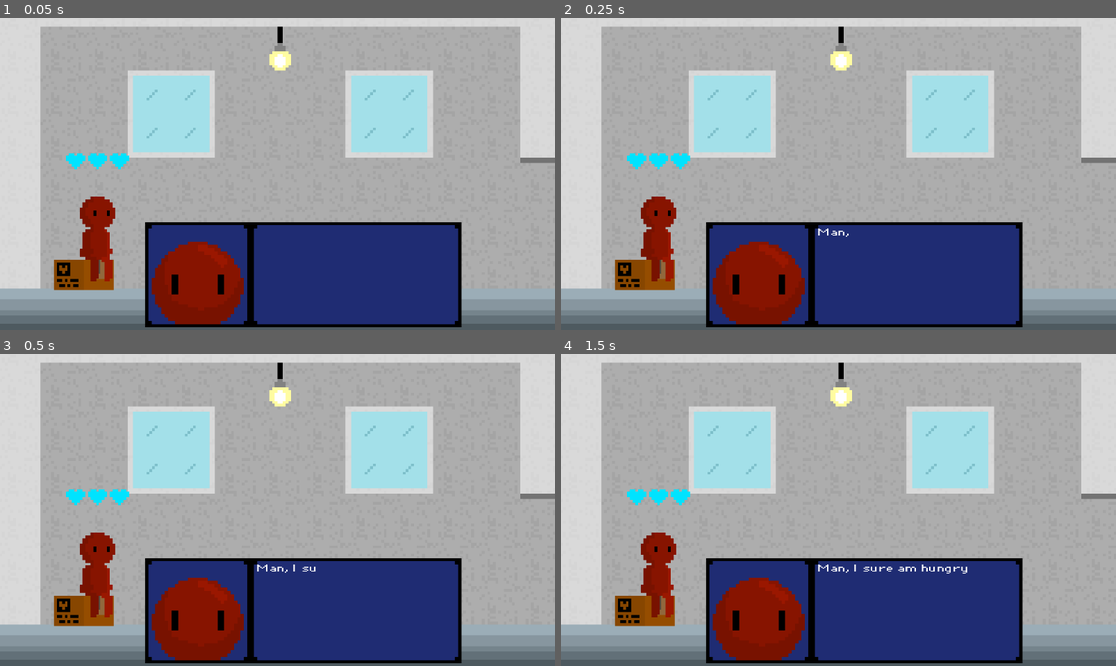
Above: before the commit, frames 1-4 (two rows, left to right).
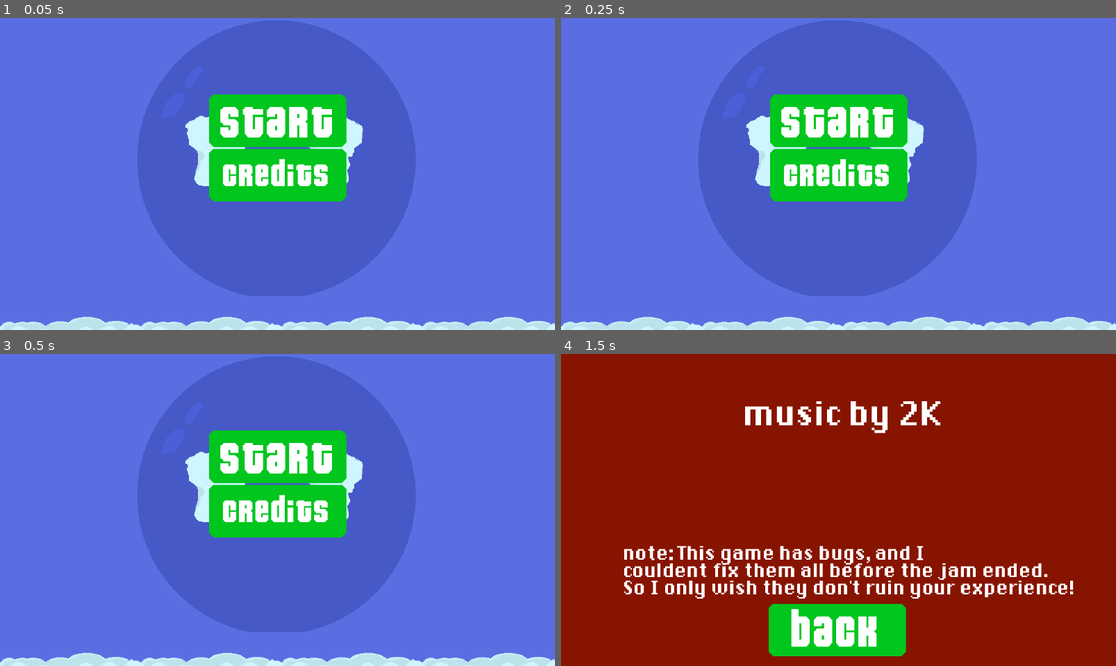
Above: after the commit, the same moments.

Repository: ratmanZorry/GJL-game-parade-game
Game: Godot game, scene res://scenes/main_menu.tscn
Same seed, same stepped clock (60 frames per second), same inputs: the game is played once before the commit and once after it. Before the commit the project starts from res://scenes/house.tscn.
Inputs (mouse positions are in pixels of both pictures, inside the frame that each line leads up to):
- Up to frame 1 (0.05 s): no input
- Up to frame 2 (0.25 s): no input
- Up to frame 3 (0.5 s): no input
- Up to frame 4 (1.5 s): click (838, 510) at 0.5 s, where only the run after the commit has a clickable "credits"; click (838, 631) at 1.25 s, where only the run after the commit has a clickable "back"

The runs differ from the first frame. In frame 1, 100% of the frame differs, in the area x 0-100%, y 0-100%; in frame 2, 100%; in frame 3, 100%; in frame 4, 97%.

Commit message:
why why why

Diff:
--- a/loop-maintainer/project.godot
+++ b/loop-maintainer/project.godot
@@ -11,7 +11,7 @@
 [application]
 
 config/name="Loop maintainer"
-run/main_scene="uid://c4bjb78kcpkhn"
+run/main_scene="uid://bihcofmgfbupm"
 config/features=PackedStringArray("4.4", "GL Compatibility")
 
 [autoload]
--- a/loop-maintainer/scenes/box_enemy.tscn
+++ b/loop-maintainer/scenes/box_enemy.tscn
@@ -112,14 +112,16 @@
 &"fade": SubResource("Animation_mhsj3")
 }
 
-[node name="box_enemy" type="CharacterBody2D" node_paths=PackedStringArray("anim", "animator", "kill_area", "ground_cast_1", "ground_cast_2", "queue_free_timer")]
-collision_mask = 2
+[node name="box_enemy" type="CharacterBody2D" node_paths=PackedStringArray("anim", "animator", "kill_area", "ground_cast_1", "ground_cast_2", "turn_around_cooldown", "queue_free_timer")]
+collision_layer = 2
+collision_mask = 4
 script = ExtResource("1_dlyym")
 anim = NodePath("AnimatedSprite2D")
 animator = NodePath("AnimationPlayer")
 kill_area = NodePath("kill_area")
 ground_cast_1 = NodePath("ground_cast_1")
 ground_cast_2 = NodePath("ground_cast_2")
+turn_around_cooldown = NodePath("turn_around_cooldown")
 queue_free_timer = NodePath("queue_free_timer")
 
 [node name="AnimatedSprite2D" type="AnimatedSprite2D" parent="."]
@@ -164,5 +166,9 @@
 target_position = Vector2(0, 18)
 collision_mask = 8
 
+[node name="turn_around_cooldown" type="Timer" parent="."]
+wait_time = 0.3
+
 [connection signal="area_entered" from="death_collider" to="." method="_on_death_collider_area_entered"]
 [connection signal="timeout" from="queue_free_timer" to="." method="_on_queue_free_timer_timeout"]
+[connection signal="timeout" from="turn_around_cooldown" to="." method="_on_turn_around_cooldown_timeout"]
--- /dev/null
+++ b/loop-maintainer/scenes/credits.tscn
@@ -0,0 +1,66 @@
+[gd_scene load_steps=6 format=3 uid="uid://ba40e2o23dtyv"]
+
+[ext_resource type="FontFile" uid="uid://dmb4nryim8ypc" path="res://fonts/DePixelHalbfett.ttf" id="1_0bpdh"]
+[ext_resource type="Script" uid="uid://bcgb4vyxs4qsd" path="res://scripts/credits.gd" id="1_2fbfq"]
+[ext_resource type="Texture2D" uid="uid://b2kc5j00ikav5" path="res://sprites/menu_button.png" id="2_0ctdu"]
+[ext_resource type="PackedScene" uid="uid://bihcofmgfbupm" path="res://scenes/main_menu.tscn" id="2_8gwij"]
+[ext_resource type="FontFile" uid="uid://cw7naauc1o78l" path="res://fonts/pixeldown.ttf" id="3_2fbfq"]
+
+[node name="credits" type="Node2D"]
+script = ExtResource("1_2fbfq")
+main_menu = ExtResource("2_8gwij")
+
+[node name="ColorRect" type="ColorRect" parent="."]
+offset_right = 40.0
+offset_bottom = 40.0
+scale = Vector2(29.035, 29.035)
+color = Color(0.529412, 0.0784314, 0, 1)
+
+[node name="music" type="Label" parent="."]
+anchors_preset = 5
+anchor_left = 0.5
+anchor_right = 0.5
+offset_left = 382.0
+offset_top = 98.0
+offset_right = 1339.0
+offset_bottom = 238.0
+grow_horizontal = 2
+scale = Vector2(0.435, 0.435)
+theme_override_fonts/font = ExtResource("1_0bpdh")
+theme_override_font_sizes/font_size = 111
+text = "music by 2K"
+
+[node name="note" type="Label" parent="."]
+anchors_preset = 5
+anchor_left = 0.5
+anchor_right = 0.5
+offset_left = 131.0
+offset_top = 399.0
+offset_right = 9983.0
+offset_bottom = 825.0
+grow_horizontal = 2
+scale = Vector2(0.25, 0.25)
+theme_override_fonts/font = ExtResource("1_0bpdh")
+theme_override_font_sizes/font_size = 111
+text = "note: This game has bugs, and I
+couldent fix them all before the jam ended.
+So I only wish they don't ruin your experience!"
+
+[node name="back" type="TextureButton" parent="."]
+offset_left = 431.0
+offset_top = 519.0
+offset_right = 716.0
+offset_bottom = 628.0
+texture_normal = ExtResource("2_0ctdu")
+
+[node name="Label" type="Label" parent="back"]
+layout_mode = 0
+offset_left = 41.0
+offset_right = 698.0
+offset_bottom = 301.0
+scale = Vector2(0.365, 0.365)
+theme_override_fonts/font = ExtResource("3_2fbfq")
+theme_override_font_sizes/font_size = 271
+text = "back"
+
+[connection signal="pressed" from="back" to="." method="_on_back_pressed"]
--- a/loop-maintainer/scenes/horned_enemy.tscn
+++ b/loop-maintainer/scenes/horned_enemy.tscn
@@ -88,8 +88,9 @@
 &"fade": SubResource("Animation_mhsj3")
 }
 
-[node name="horned_enemy" type="CharacterBody2D" node_paths=PackedStringArray("anim", "animator", "kill_area", "ground_cast_1", "ground_cast_2", "queue_free_timer")]
-collision_mask = 2
+[node name="horned_enemy" type="CharacterBody2D" node_paths=PackedStringArray("anim", "animator", "kill_area", "ground_cast_1", "ground_cast_2", "turn_around_cooldown", "queue_free_timer")]
+collision_layer = 2
+collision_mask = 4
 script = ExtResource("1_xvtyq")
 SPEED = 4500.0
 anim = NodePath("AnimatedSprite2D")
@@ -97,6 +98,7 @@
 kill_area = NodePath("kill_area")
 ground_cast_1 = NodePath("ground_cast_1")
 ground_cast_2 = NodePath("ground_cast_2")
+turn_around_cooldown = NodePath("turn_around_cooldown")
 queue_free_timer = NodePath("queue_free_timer")
 
 [node name="AnimatedSprite2D" type="AnimatedSprite2D" parent="."]
@@ -141,5 +143,9 @@
 target_position = Vector2(0, 20)
 collision_mask = 8
 
+[node name="turn_around_cooldown" type="Timer" parent="."]
+wait_time = 0.3
+
 [connection signal="area_entered" from="death_collider" to="." method="_on_death_collider_area_entered"]
 [connection signal="timeout" from="queue_free_timer" to="." method="_on_queue_free_timer_timeout"]
+[connection signal="timeout" from="turn_around_cooldown" to="." method="_on_turn_around_cooldown_timeout"]
--- a/loop-maintainer/scenes/main_menu.tscn
+++ b/loop-maintainer/scenes/main_menu.tscn
@@ -1,8 +1,16 @@
-[gd_scene load_steps=2 format=3 uid="uid://bihcofmgfbupm"]
+[gd_scene load_steps=7 format=3 uid="uid://bihcofmgfbupm"]
 
 [ext_resource type="Texture2D" uid="uid://d0ou2onld0tm8" path="res://sprites/main_menu.png" id="1_l6cm7"]
+[ext_resource type="Script" uid="uid://bxb3pvskrjt41" path="res://scripts/main_menu.gd" id="1_wu84c"]
+[ext_resource type="PackedScene" uid="uid://c4bjb78kcpkhn" path="res://scenes/house.tscn" id="2_8ln24"]
+[ext_resource type="Texture2D" uid="uid://b2kc5j00ikav5" path="res://sprites/menu_button.png" id="2_bqqt6"]
+[ext_resource type="PackedScene" uid="uid://ba40e2o23dtyv" path="res://scenes/credits.tscn" id="3_rtw2f"]
+[ext_resource type="FontFile" uid="uid://cw7naauc1o78l" path="res://fonts/pixeldown.ttf" id="3_wu84c"]
 
 [node name="main_menu" type="Node2D"]
+script = ExtResource("1_wu84c")
+house = ExtResource("2_8ln24")
+credits = ExtResource("3_rtw2f")
 
 [node name="CanvasLayer" type="CanvasLayer" parent="."]
 
@@ -15,10 +23,42 @@
 anchors_preset = 5
 anchor_left = 0.5
 anchor_right = 0.5
-offset_left = -20.0
-offset_right = 20.0
-offset_bottom = 40.0
+offset_left = -142.0
+offset_top = 159.0
+offset_right = 143.0
+offset_bottom = 381.0
 grow_horizontal = 2
 
-[node name="TextureButton" type="TextureButton" parent="CanvasLayer/VBoxContainer"]
+[node name="start" type="TextureButton" parent="CanvasLayer/VBoxContainer"]
 layout_mode = 2
+texture_normal = ExtResource("2_bqqt6")
+
+[node name="Label" type="Label" parent="CanvasLayer/VBoxContainer/start"]
+layout_mode = 0
+offset_left = 17.0
+offset_right = 674.0
+offset_bottom = 301.0
+scale = Vector2(0.365, 0.365)
+theme_override_fonts/font = ExtResource("3_wu84c")
+theme_override_font_sizes/font_size = 271
+text = "start"
+
+[node name="credits" type="TextureButton" parent="CanvasLayer/VBoxContainer"]
+layout_mode = 2
+texture_normal = ExtResource("2_bqqt6")
+
+[node name="Label" type="Label" parent="CanvasLayer/VBoxContainer/credits"]
+layout_mode = 0
+offset_left = 24.0
+offset_top = 13.0
+offset_right = 866.0
+offset_bottom = 314.0
+scale = Vector2(0.265, 0.265)
+theme_override_fonts/font = ExtResource("3_wu84c")
+theme_override_font_sizes/font_size = 271
+text = "credits"
+
+[connection signal="button_up" from="CanvasLayer/VBoxContainer/start" to="." method="_on_start_button_up"]
+[connection signal="pressed" from="CanvasLayer/VBoxContainer/start" to="." method="_on_start_pressed"]
+[connection signal="button_up" from="CanvasLayer/VBoxContainer/credits" to="." method="_on_credits_button_up"]
+[connection signal="pressed" from="CanvasLayer/VBoxContainer/credits" to="." method="_on_credits_pressed"]
--- a/loop-maintainer/scenes/plant_enemy.tscn
+++ b/loop-maintainer/scenes/plant_enemy.tscn
@@ -88,8 +88,9 @@
 &"fade": SubResource("Animation_mhsj3")
 }
 
-[node name="plant_enemy" type="CharacterBody2D" node_paths=PackedStringArray("anim", "animator", "kill_area", "ground_cast_1", "ground_cast_2", "queue_free_timer")]
-collision_mask = 2
+[node name="plant_enemy" type="CharacterBody2D" node_paths=PackedStringArray("anim", "animator", "kill_area", "ground_cast_1", "ground_cast_2", "turn_around_cooldown", "queue_free_timer")]
+collision_layer = 2
+collision_mask = 4
 script = ExtResource("1_t6e82")
 SPEED = 1000.0
 anim = NodePath("AnimatedSprite2D")
@@ -97,6 +98,7 @@
 kill_area = NodePath("kill_area")
 ground_cast_1 = NodePath("ground_cast_1")
 ground_cast_2 = NodePath("ground_cast_2")
+turn_around_cooldown = NodePath("turn_around_cooldown")
 queue_free_timer = NodePath("queue_free_timer")
 
 [node name="AnimatedSprite2D" type="AnimatedSprite2D" parent="."]
@@ -141,5 +143,10 @@
 target_position = Vector2(0, 19)
 collision_mask = 8
 
+[node name="turn_around_cooldown" type="Timer" parent="."]
+wait_time = 0.3
+one_shot = true
+
 [connection signal="area_entered" from="death_collider" to="." method="_on_death_collider_area_entered"]
 [connection signal="timeout" from="queue_free_timer" to="." method="_on_queue_free_timer_timeout"]
+[connection signal="timeout" from="turn_around_cooldown" to="." method="_on_turn_around_cooldown_timeout"]
--- /dev/null
+++ b/loop-maintainer/scripts/credits.gd
@@ -0,0 +1,7 @@
+extends Node2D
+
+@export var main_menu: PackedScene
+
+
+func _on_back_pressed() -> void:
+	get_tree().change_scene_to_packed(main_menu)
--- a/loop-maintainer/scripts/game_manager.gd
+++ b/loop-maintainer/scripts/game_manager.gd
@@ -13,7 +13,7 @@
 
 var did_game_end := false
 
-var player_health := 100
+var player_health := 3
 
 var spike_data: Array = []
 var patrol_enemy_data: Array = []
--- /dev/null
+++ b/loop-maintainer/scripts/main_menu.gd
@@ -0,0 +1,12 @@
+extends Node2D
+
+@export var house: PackedScene
+@export var credits: PackedScene
+
+
+func _on_start_pressed() -> void:
+	get_tree().change_scene_to_packed(house)
+
+
+func _on_credits_pressed() -> void:
+	get_tree().change_scene_to_packed(credits)
--- a/loop-maintainer/scripts/patrolling_enemy.gd
+++ b/loop-maintainer/scripts/patrolling_enemy.gd
@@ -4,7 +4,11 @@
 @export var can_die := true
 var is_dead
 
-var isGoingRight = false
+var isGoingRight := false
+
+var can_turn_around := true
+
+
 
 @export var anim: AnimatedSprite2D
 @export var animator: AnimationPlayer
@@ -12,6 +16,7 @@
 @export var ground_cast_1: RayCast2D
 @export var ground_cast_2: RayCast2D
 
+@export var turn_around_cooldown: Timer
 @export var queue_free_timer: Timer
 
 func _physics_process(delta: float):
@@ -22,11 +27,13 @@
 		velocity += get_gravity() * delta
 
 
-	if not ground_cast_1.is_colliding() or not ground_cast_2.is_colliding():
+	if not ground_cast_1.is_colliding() or not ground_cast_2.is_colliding() and can_turn_around:
 		isGoingRight = not isGoingRight
 
-	if is_on_wall():
+	if is_on_wall() and can_turn_around:
 		isGoingRight = not isGoingRight
+		can_turn_around = false
+		turn_around_cooldown.start()
 		velocity.x = 0
 
 	anim.flip_h = !isGoingRight
@@ -51,3 +58,7 @@
 
 func _on_queue_free_timer_timeout() -> void:
 	queue_free()
+
+
+func _on_turn_around_cooldown_timeout() -> void:
+	can_turn_around = true
Not shown, added: loop-maintainer/scripts/credits.gd.uid
Not shown, added: loop-maintainer/scripts/main_menu.gd.uid
